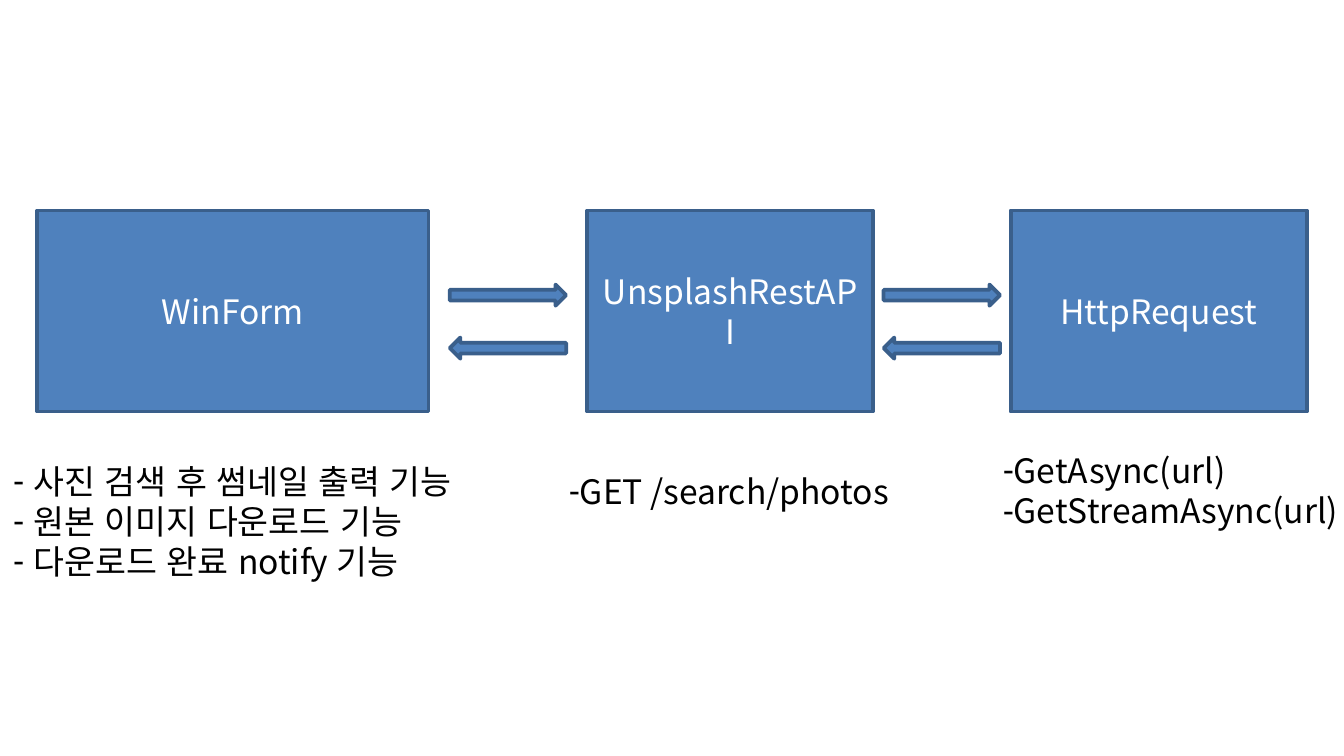
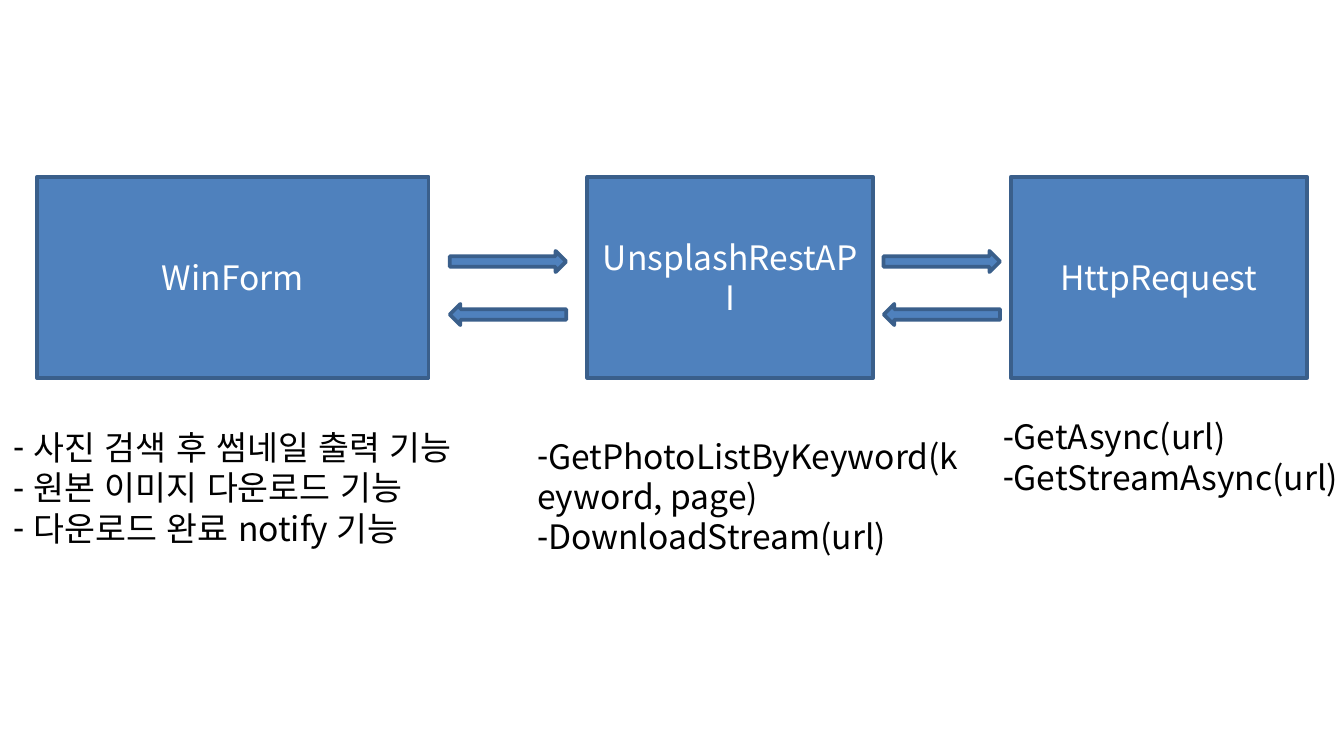
Before and after one commit to kssland/PhotoFinder, a slide deck: slide 1 of PhotoFinder.pptx. Drawn at 1344x756 pixels with LibreOffice and Linux fonts; fonts in the diff are those of the drawing. Boxes give left, top, right and bottom in pixels: in the first picture for what was removed or moved away, otherwise in the second. Text is boxed around its words. In the diff, an @@ line names an element or a change of style, - is before the commit and + after.

```diff
--- a/PhotoFinder.pptx
+++ b/PhotoFinder.pptx
@@ 4 right arrows, 3 rectangles, 2 texts moved together from (x1=34, y1=211, x2=1338, y2=582) to (x1=34, y1=177, x2=1338, y2=549) @@
@@ text at (x1=548, y1=441, x2=958, y2=556): text changed @@
-– GET /search/photos
+– GetPhotoListByKeyword(keyword, page)
+– DownloadStream(url)
```
